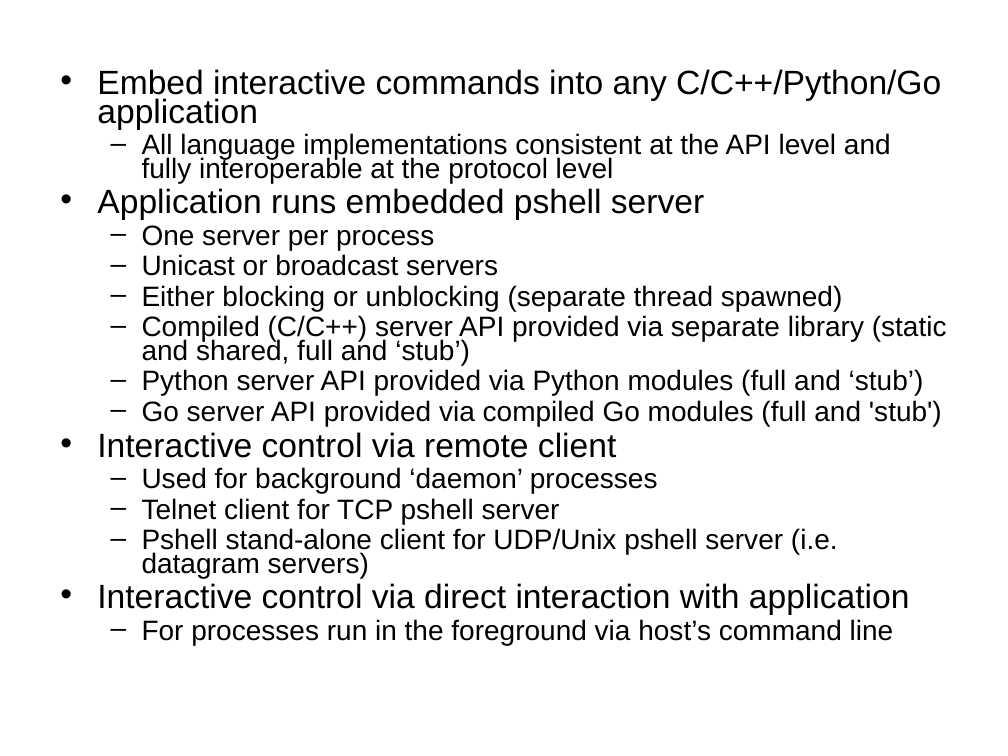
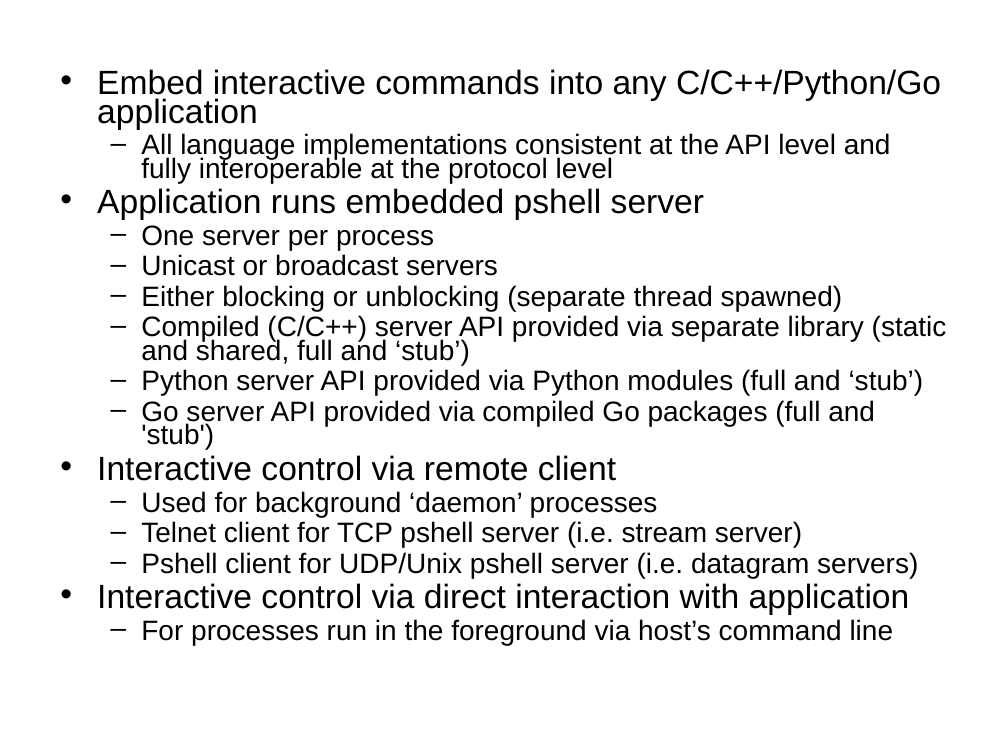
Before and after one commit to RonIovine/pshell, a slide deck: slide 2 of PSHELL-Framework.ppt. Drawn at 1008x756 pixels with LibreOffice and Linux fonts; fonts in the diff are those of the drawing. Boxes give left, top, right and bottom in pixels: in the first picture for what was removed or moved away, otherwise in the second. Text is boxed around its words. In the diff, an @@ line names an element or a change of style, - is before the commit and + after.

Commit message:
create stub version of PshellServer.go package

```diff
--- a/PSHELL-Framework.ppt
+++ b/PSHELL-Framework.ppt
@@ text at bbox=[141, 133, 947, 645]: indent changed @@
@@ text at bbox=[141, 400, 875, 450]: text changed @@
-  – Go server API provided via compiled Go modules (full and 'stub')
+  – Go server API provided via compiled Go packages (full and 'stub')
@@ text at bbox=[141, 521, 918, 578]: text changed @@
-  – Telnet client for TCP pshell server
-  – Pshell stand-alone client for UDP/Unix pshell server (i.e. datagram servers)
+  – Telnet client for TCP pshell server (i.e. stream server)
+  – Pshell client for UDP/Unix pshell server (i.e. datagram servers)
```
Also in this commit, not shown: 2 other slides changed, 12 other files.
